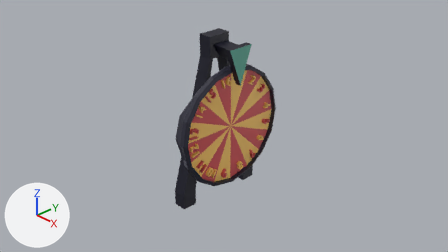
The Blender file Blender/SpinnerStand.blend: old version first, new version second.
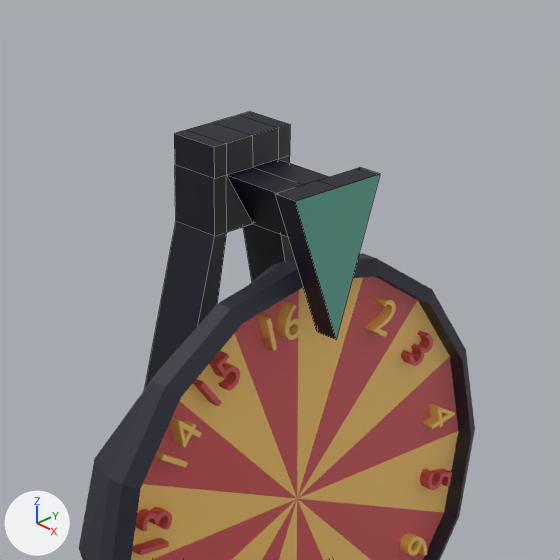
There are two pictures of each version: one from the file's camera 'Camera', one close up on the part from 35% to 66% of the width and 0% to 56% of the height. The lights are fixed; the arrows at lower left show +X, +Y and +Z. The close-ups show mesh edges as thin lines.

Names of what the first close-up shows: 'Spinny', 'stand'.
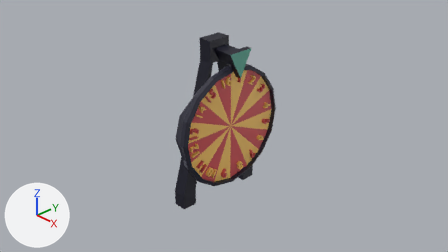
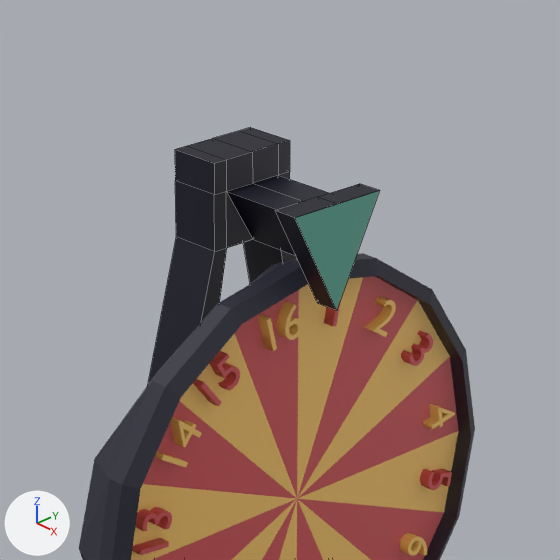
Location of each change, [x1, y1, x2, y2] in pixels of the close-ups (560 x 560 px; the box of a moved part takes in the faces that stretch with it):
'stand', reshaped (7% shorter)
    before: [145, 112, 380, 388]
    after: [148, 127, 380, 384]
part 1 of me_cube_001, moved or reshaped
    before: [145, 112, 379, 388]
    after: [148, 127, 379, 384]
part 2 of me_cube_001, moved or reshaped
    before: [275, 174, 380, 339]
    after: [275, 190, 380, 311]

What changed in the scene script:
```text
Change me_cube_001:
    where me_cube_001.from_pydata(...)  # 61 vertices, 58 faces; spans x -0.36..0.42, y -0.89..0.89, z -1.51..1.64
    used by ob_stand; location = (0.0, 0.0, 0.0)
    me_cube_001 part 1: all 43 vertices in x -0.36..0.42, y -0.25..0.25, z 1.24..1.64 are moved by (0.0, 0.0, -0.07)
    me_cube_001 part 2: all 2 vertices in x 0.3..0.42, y 0.0, z 0.85 are moved by (0.0, 0.0, 0.13)
```
